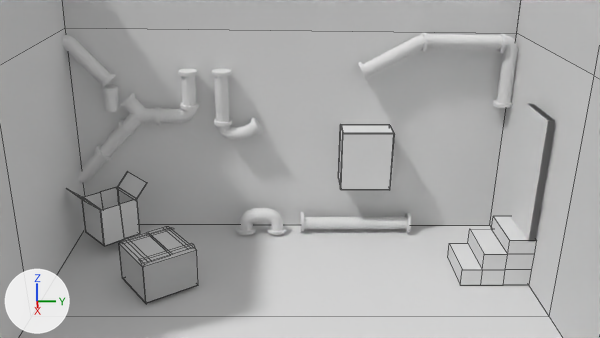
A saved change to the Blender file PSMG_Team_EasyNote/Assets/Prefabs/Keller/keller 1.blend.
One viewpoint serves both versions: the file's camera 'Camera'. The lights are fixed; the arrows at lower left show +X, +Y and +Z. Mesh edges are drawn as thin lines on the coarser meshes.
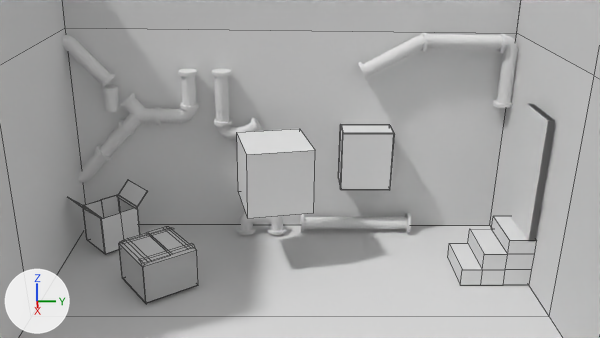
Pixel boxes (x1, y1, x2, y2) of what changed, in the pictures (600 x 338 px):
```json
{"object": "Cube.002", "change": "added", "after": [237, 129, 315, 218], "faces in mat_karton2 (white #e7e7e7)": [237, 129, 315, 218], "faces in mat_karton1 (its picture is missing)": [237, 134, 248, 218]}
{"object": "kartonOffen", "change": "moved", "before": [66, 172, 147, 246], "after": [68, 180, 147, 254]}
```

The change, as JSON lines over the scene's bpy script:
```json
{"op": "add", "block": "mat_karton1", "code": ["mat_karton1 = diffuse_material('karton1')", "mat_karton1.base_color = (0.8, 0.8, 0.8)  # white #e7e7e7"]}
{"op": "add", "block": "mat_karton2", "code": ["mat_karton2 = diffuse_material('karton2')", "mat_karton2.base_color = (0.8, 0.8, 0.8)  # white #e7e7e7"]}
{"op": "add", "block": "me_cube_007", "code": ["me_cube_007 = bpy.data.meshes.new('Cube.007')", "me_cube_007.from_pydata([(-3.66, -1.98, -0.31), (-5.61, -2.38, -0.31), (-6.02, -0.42, -0.31), (-4.06, -0.02, -0.31), (-3.66, -1.98, 1.69), (-5.61, -2.38, 1.69), (-6.02, -0.42, 1.69), (-4.06, -0.02, 1.69)], [], [(4, 5, 1, 0), (5, 6, 2, 1), (6, 7, 3, 2), (7, 4, 0, 3), (0, 1, 2, 3), (7, 6, 5, 4)])", "for i in [3, 5]: me_cube_007.polygons[i].material_index = 1", "me_cube_007.materials.append(mat_karton1)  # its picture is missing", "me_cube_007.materials.append(mat_karton2)  # white #e7e7e7"]}
{"op": "set", "path": "ob_kartonoffen.location", "old": "(-0.789, -2.64, 0.353)", "new": "(-0.789, -2.64, 0.221)"}
{"op": "add", "block": "ob_cube_002", "code": ["ob_cube_002 = bpy.data.objects.new('Cube.002', me_cube_007)", "ob_cube_002.location = (1.848, 0.286, 1.076)", "ob_cube_002.scale = (0.443, 0.443, 0.443)"]}
```
